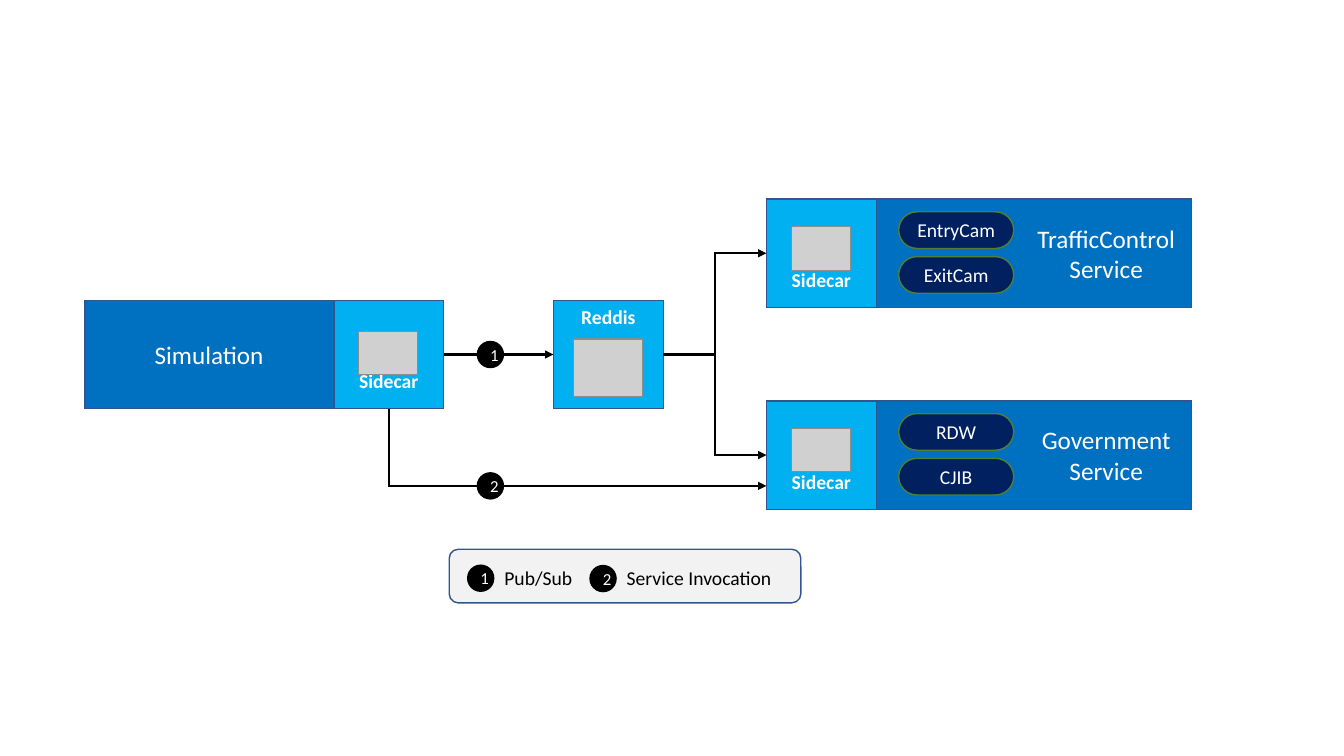
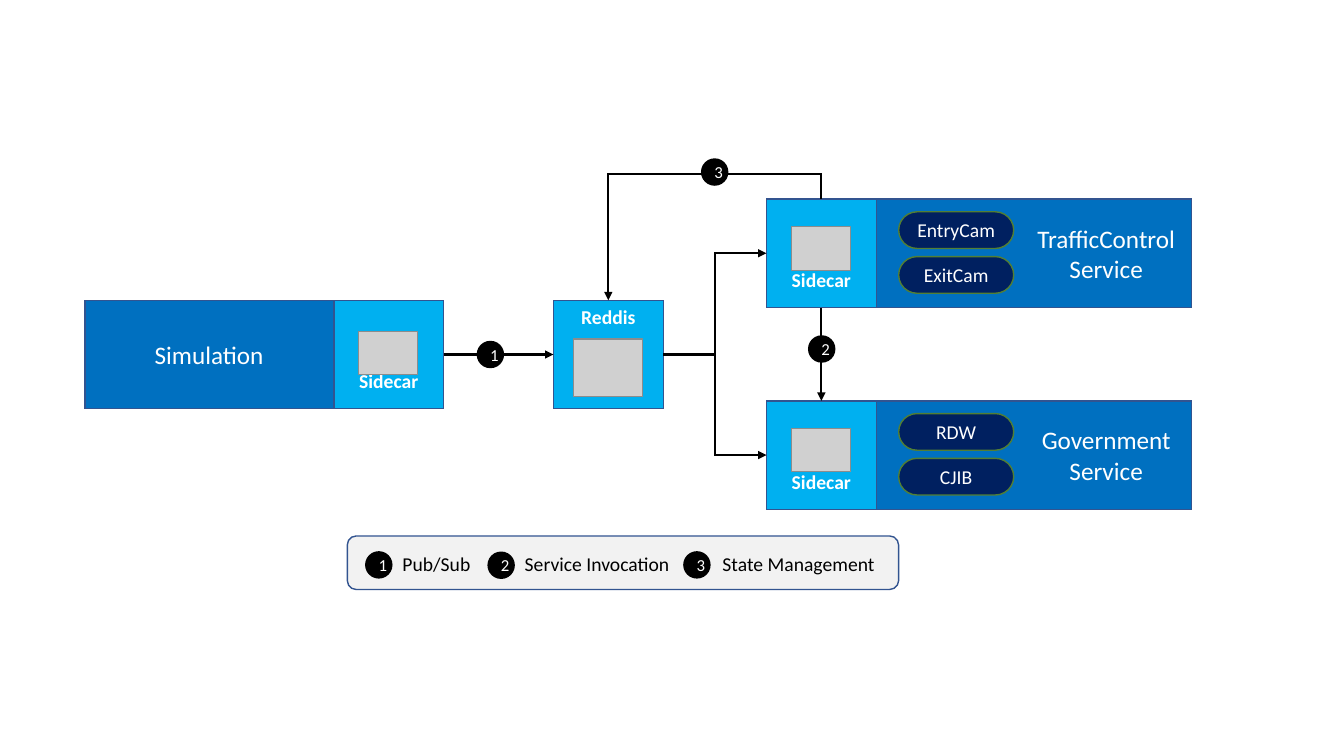
Before and after one commit to EdwinVW/dapr-hands-on, a slide deck: slide 4 of dapr TrafficControl Figures.pptx. Drawn at 1344x756 pixels with LibreOffice and Linux fonts; fonts in the diff are those of the drawing; grey boxes stand for pictures. Boxes give left, top, right and bottom in pixels: in the first picture for what was removed or moved away, otherwise in the second. Text is boxed around its words. In the diff, an @@ line names an element or a change of style, - is before the commit and + after.

```diff
--- a/dapr TrafficControl Figures.pptx
+++ b/dapr TrafficControl Figures.pptx
@@ elbow arrow added from (822, 200) to (609, 300), #000000 1.5 pt @@
@@ ellipse added at (701, 158, 728, 186), fill #000000, 12 pt, text #FFFFFF @@
+3
@@ arrow added from (822, 308) to (822, 401), #000000 1.5 pt @@
@@ ellipse "2": place and size @@
-ellipse "2" at (477, 472, 504, 499)
+ellipse "2" at (809, 336, 836, 363)
@@ elbow arrow removed from (389, 409) to (766, 486) @@
@@ rounded rectangle: place and size @@
-rounded rectangle at (450, 549, 802, 603)
+rounded rectangle at (348, 536, 899, 590)
@@ 2 ellipses, 1 text: place and size @@
-2 ellipses, 1 text at (467, 565, 771, 592)
+2 ellipses, 1 text at (365, 552, 669, 579)
@@ text "Pub/Sub": place and size @@
-text "Pub/Sub" at (504, 571, 572, 586)
+text "Pub/Sub" at (402, 557, 470, 572)
@@ ellipse added at (684, 552, 711, 579), fill #000000, 12 pt, text #FFFFFF @@
+3
@@ text added at (722, 558, 875, 575), 14 pt, text #000000 @@
+State Management
```
Also in this commit, not shown: 1 other file.
